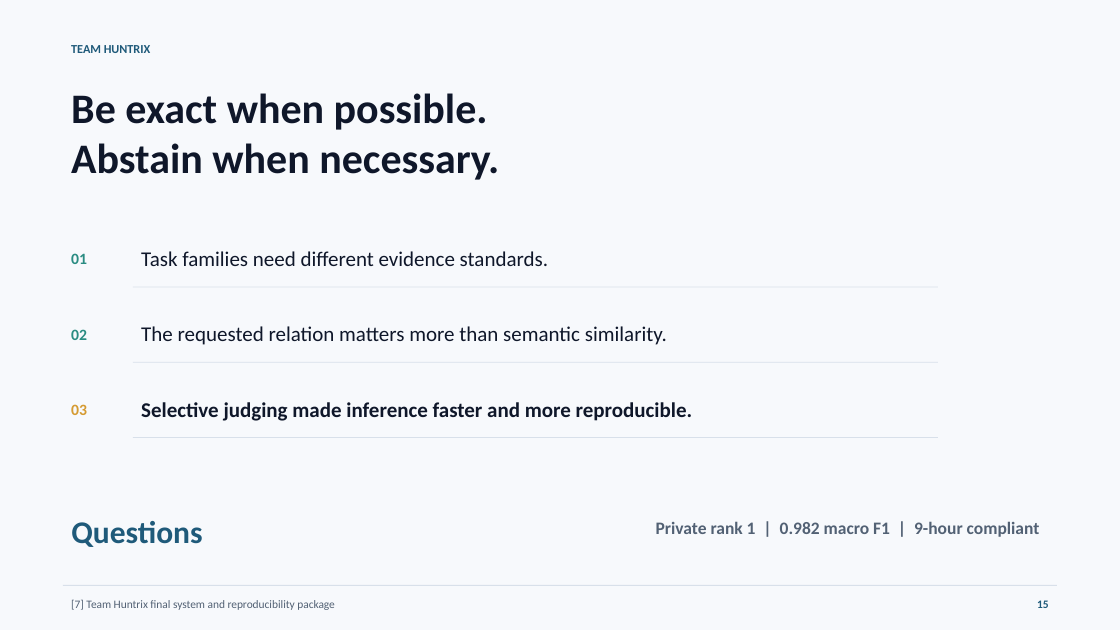
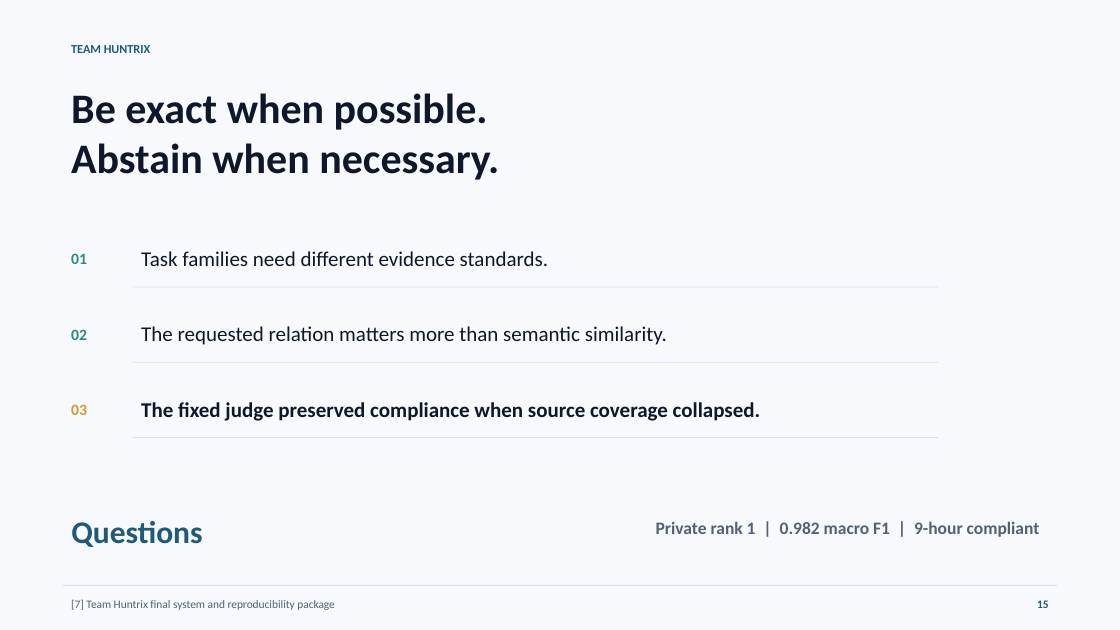
Before and after one commit to Seyamalam/bengali-hallucination-v91-submission, a slide deck: slide 15 of presentation/Huntrix_Final_Presentation.pptx. Drawn at 1120x630 pixels with LibreOffice and Linux fonts; fonts in the diff are those of the drawing. Boxes give left, top, right and bottom in pixels: in the first picture for what was removed or moved away, otherwise in the second. Text is boxed around its words. In the diff, an @@ line names an element or a change of style, - is before the commit and + after.

```diff
--- a/presentation/Huntrix_Final_Presentation.pptx
+++ b/presentation/Huntrix_Final_Presentation.pptx
@@ text at (141, 402, 761, 421): text changed @@
-Selective judging made inference faster and more reproducible.
+The fixed judge preserved compliance when source coverage collapsed.
```
Also in this commit, not shown: 1 other slide changed, 1 slide added, 1 slide removed, 8 other files.
